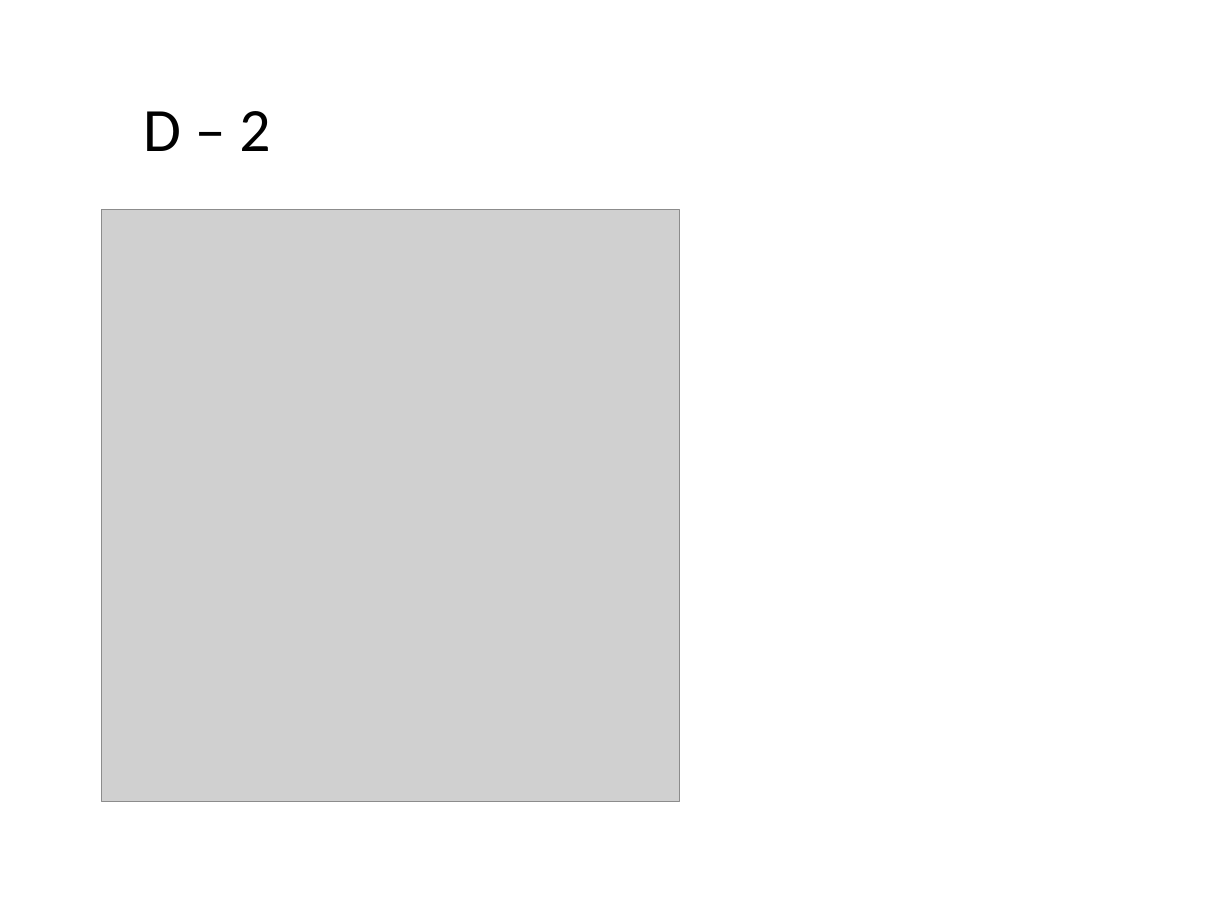
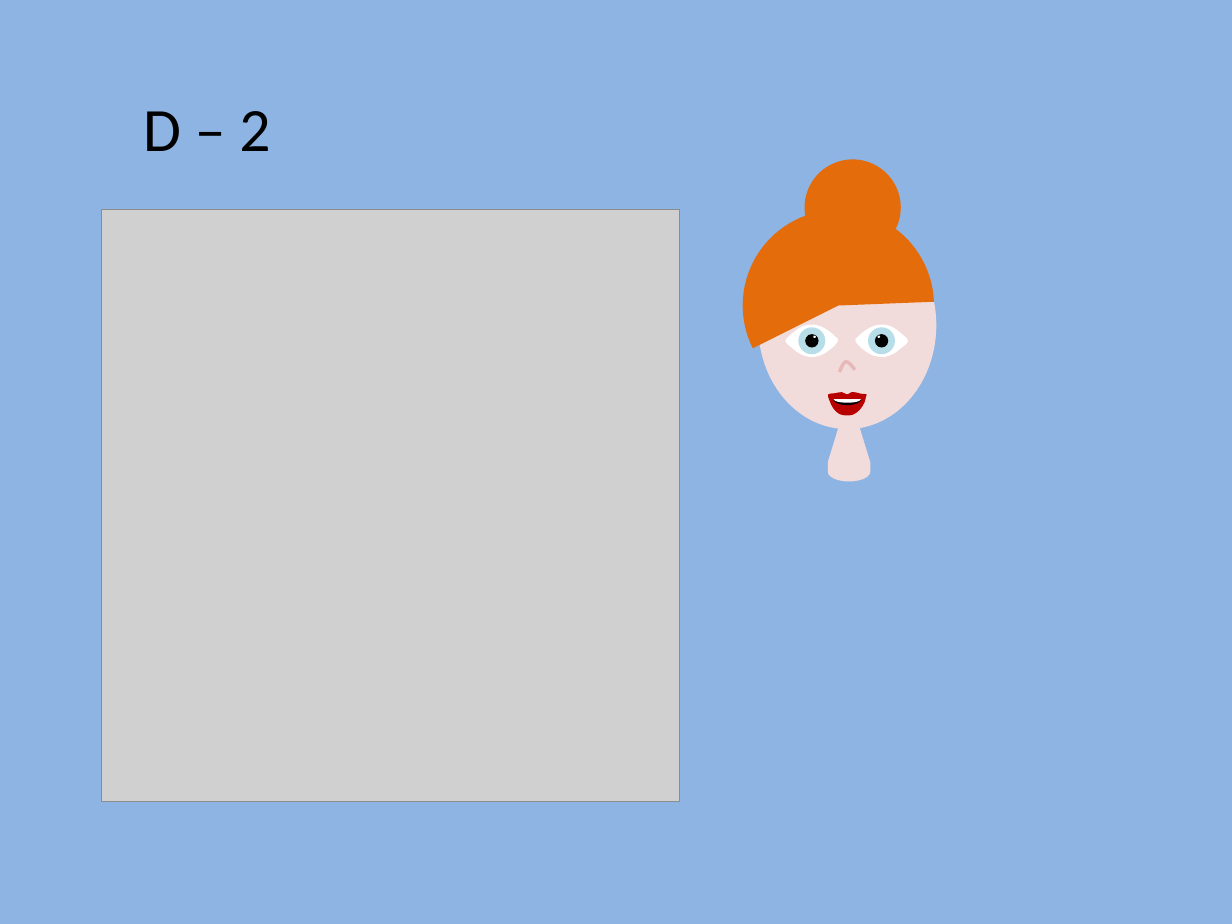
Before and after one commit to gustavogitzel/Discussex, a slide deck: slide 5 of Rascunhos/Imagens IST.pptx. Drawn at 1232x924 pixels with LibreOffice and Linux fonts; fonts in the diff are those of the drawing; grey boxes stand for pictures. Boxes give left, top, right and bottom in pixels: in the first picture for what was removed or moved away, otherwise in the second. Text is boxed around its words. In the diff, an @@ line names an element or a change of style, - is before the commit and + after.

```diff
--- a/Rascunhos/Imagens IST.pptx
+++ b/Rascunhos/Imagens IST.pptx
@@ background #FFFFFF to #8EB4E3 @@
@@ group added at <box>743,159,936,482</box>: 8 ellipses, 4 freeform shapes, 3 pie slice (boxed as its full ellipse)s, 1 trapezoid, 1 flow chart delay @@
```
Also in this commit, not shown: 1 other slide changed, 1 other file.
